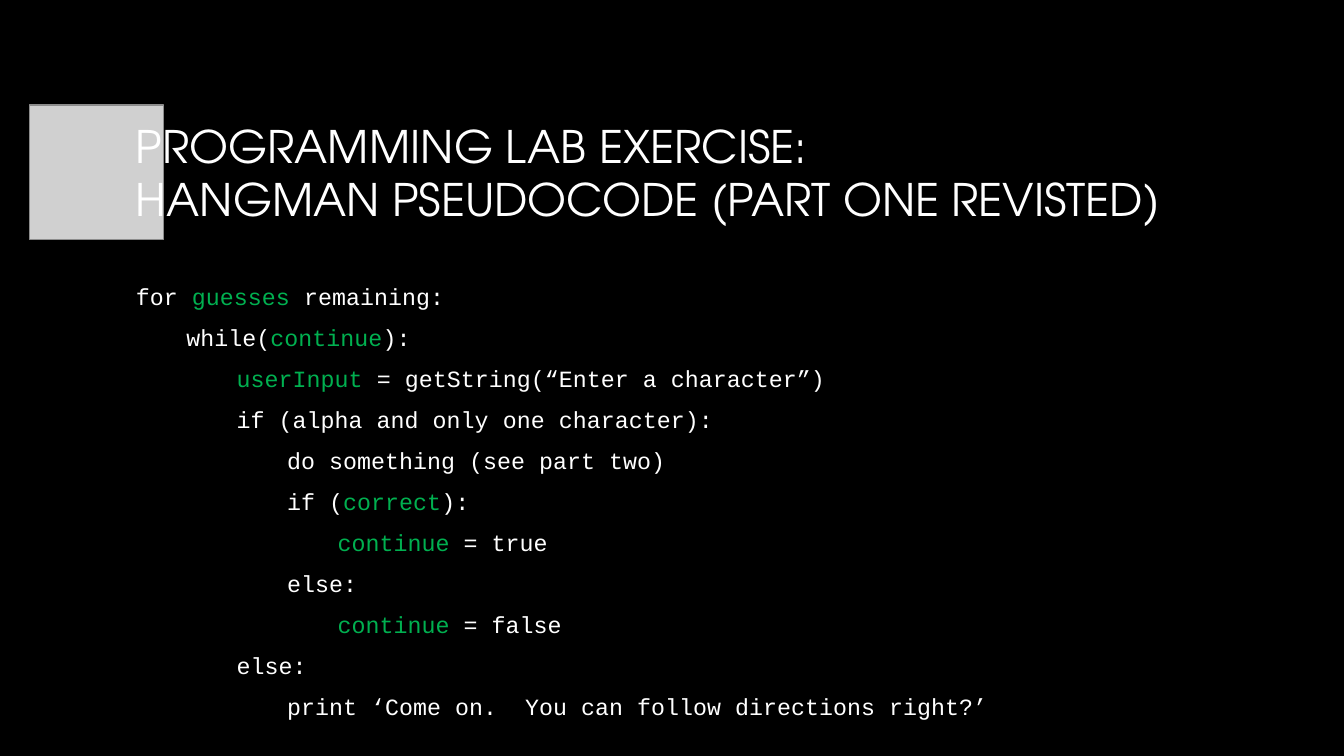
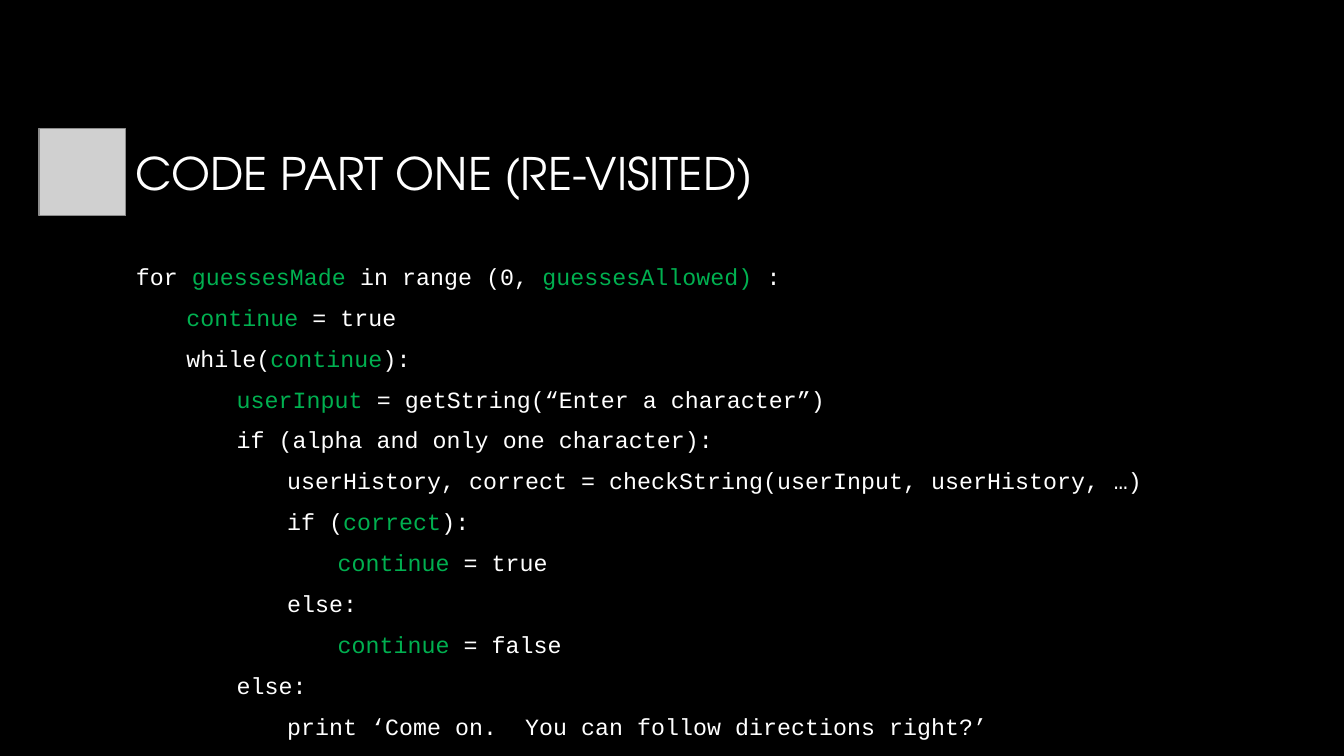
Before and after one commit to CSUMBPelicanCollective/CST205, a slide deck: slide 13 of howe_d_labs/lab10/lab10-presentation_howe_d.pptx (slide 11 before the commit). Drawn at 1344x756 pixels with LibreOffice and Linux fonts; fonts in the diff are those of the drawing; grey boxes stand for pictures; background and template pictures are left out. Boxes give left, top, right and bottom in pixels: in the first picture for what was removed or moved away, otherwise in the second. Text is boxed around its words. In the diff, an @@ line names an element or a change of style, - is before the commit and + after.

```diff
--- a/howe_d_labs/lab10/lab10-presentation_howe_d.pptx
+++ b/howe_d_labs/lab10/lab10-presentation_howe_d.pptx
@@ picture: place and size @@
-picture at bbox=[29, 105, 163, 239]
+picture at bbox=[39, 129, 126, 216]
@@ title at bbox=[136, 156, 752, 200]: text changed @@
-PROGRAMMING LAB EXERCISE:
-HANGMAN PSEUDOCODE (PART ONE REVISTED)
+CODE PART ONE (RE-VISITED)
@@ text at bbox=[136, 268, 752, 327]: text changed; text colour #FFFFFF to #00B050 @@
-for guesses remaining:
+for guessesMade in range (0, guessesAllowed) :
+continue = true
@@ text at bbox=[287, 473, 1099, 494]: text changed @@
-do something (see part two)
+userHistory, correct = checkString(userInput, userHistory, …)
```
Also in this commit, not shown: 8 other slides changed, 5 slides added, 4 slides removed, 2 other files.
